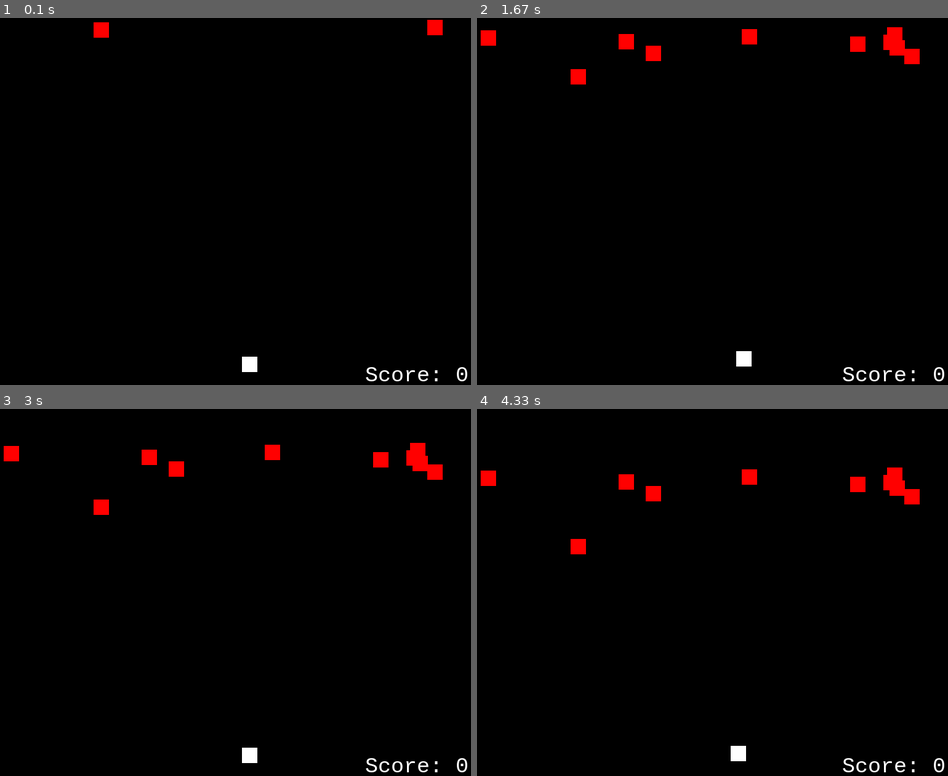
Above: before the commit, frames 1-4 (two rows, left to right).
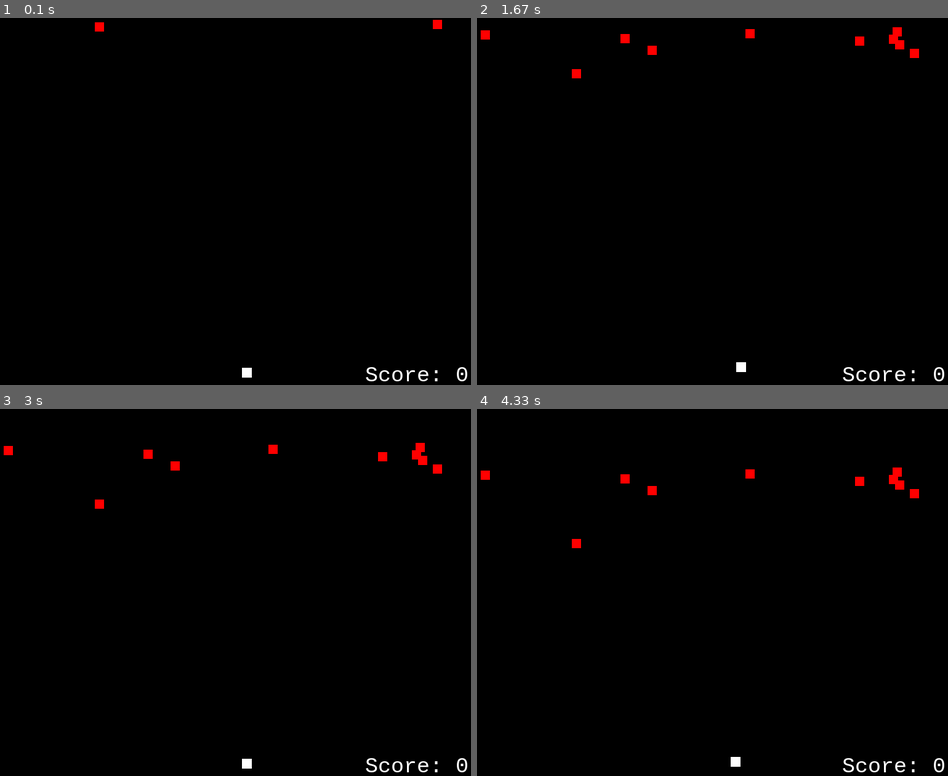
Above: after the commit, the same moments.

Repository: CS2613-WI24-FR01B/exploration-activity-1-MythicalTurtle
Game: pygame game, started from Pygame.py
Two runs of this game, one before a commit and one after it. Both use one fixed random seed, a clock stepped at 60 frames per second and the inputs below.
Inputs:
- Up to frame 1 (0.1 s): no input
- Up to frame 2 (1.67 s): hold Right 0.33-0.8 s; hold Up 0.83-1.13 s; hold Right 1.17-1.63 s
- Up to frame 3 (3 s): hold Left 1.67-2.2 s; hold Down 2.23-2.53 s; hold Left 2.57-2.97 s
- Up to frame 4 (4.33 s): hold Up 3-3.37 s; hold Right 3.4-4.03 s; hold Down from 4.07 s (still down)

The runs differ from the first frame. In frame 1, 0.3% of the frame differs, in the area x 19-94%, y 0-98%; in frame 2, 0.9%, in the area x 0-94%, y 2-97%; in frame 3, 0.9%; in frame 4, 0.9%.

Commit message:
Added bullets spawning from all directions after 150 score

Diff:
--- a/Pygame.py
+++ b/Pygame.py
@@ -13,12 +13,12 @@
 RED = (255, 0, 0)
 
 #Player
-player_size = 25
+player_size = 16
 player_pos = [SCREEN_WIDTH//2, SCREEN_HEIGHT-2*player_size]
 player_speed = 0.5
 
 #Enemy
-enemy_size = 25
+enemy_size = 15
 enemy_speed = 0.8
 enemy_pos = [random.randint(0, SCREEN_WIDTH-enemy_size), 0]
 enemy_list = [{"pos": enemy_pos, "speed": enemy_speed}]
@@ -37,7 +37,7 @@
     #Adjust spawn threshold based on score
     threshold = max(0.1 - (score // 5) * 0.01, 0.02)
     #Increase max enemies on screen based on score
-    max_enemies = 10 + (score // 10)
+    max_enemies = 10 + (score // 50)
 
     if len(enemy_list) < max_enemies and delay < threshold:
         #Choose spawn side based on score, with new sides introduced at higher scores
@@ -45,7 +45,15 @@
         x_pos, y_pos = get_spawn_position(side)
         #Create enemy with varied speed
         enemy_speed = 0.5 + (score // 5000) * 0.05
-        enemy_list.append({"pos": [x_pos, y_pos], "speed": enemy_speed})
+        enemy_list.append({"pos": [x_pos, y_pos], "speed": enemy_speed, "type": "bullet", "side": side})
+
+        if score > 150:
+            #spawn bullet enemies from all sides
+            side = random.choice(['top', 'left', 'right', 'bottom'])
+            x_pos, y_pos = get_spawn_position(side)
+            bullet_enemy_speed = 0.5 + (score // 5000) * 0.05
+            enemy_list.append({"pos": [x_pos, y_pos], "speed": bullet_enemy_speed, "type": "bullet", "side": side})
+
 
 def get_spawn_position(side):
     if side == 'top':
@@ -67,9 +75,24 @@
 
 #Changes the position of an enemy
 def update_enemy_positions(enemy_list, score):
-    for enemy in enemy_list[:]:  #Make a copy to iterate over if modifying the list
-        enemy["pos"][1] += enemy["speed"]  #Use the "speed" key to adjust the y position
-        if enemy["pos"][1] >= SCREEN_HEIGHT:
+    for enemy in enemy_list[:]:
+        #non-bullet enemies simply move downwards, no 'side' key needed
+        if 'type' in enemy and enemy['type'] == "bullet":
+            side = enemy.get("side", "top")  #Defaults to "top" if 'side' key doesn't exist
+            if side == "top":
+                enemy["pos"][1] += enemy["speed"]
+            elif side == "bottom":
+                enemy["pos"][1] -= enemy["speed"]
+            elif side == "left":
+                enemy["pos"][0] += enemy["speed"]
+            elif side == "right":
+                enemy["pos"][0] -= enemy["speed"]
+            # Additional logic for other sides
+        else:
+            enemy["pos"][1] += enemy["speed"]
+
+        #Remove enemy if it goes off-screen
+        if enemy["pos"][1] >= SCREEN_HEIGHT or enemy["pos"][1] < 0 or enemy["pos"][0] >= SCREEN_WIDTH or enemy["pos"][0] < 0:
             enemy_list.remove(enemy)
             score += 1
     return score
